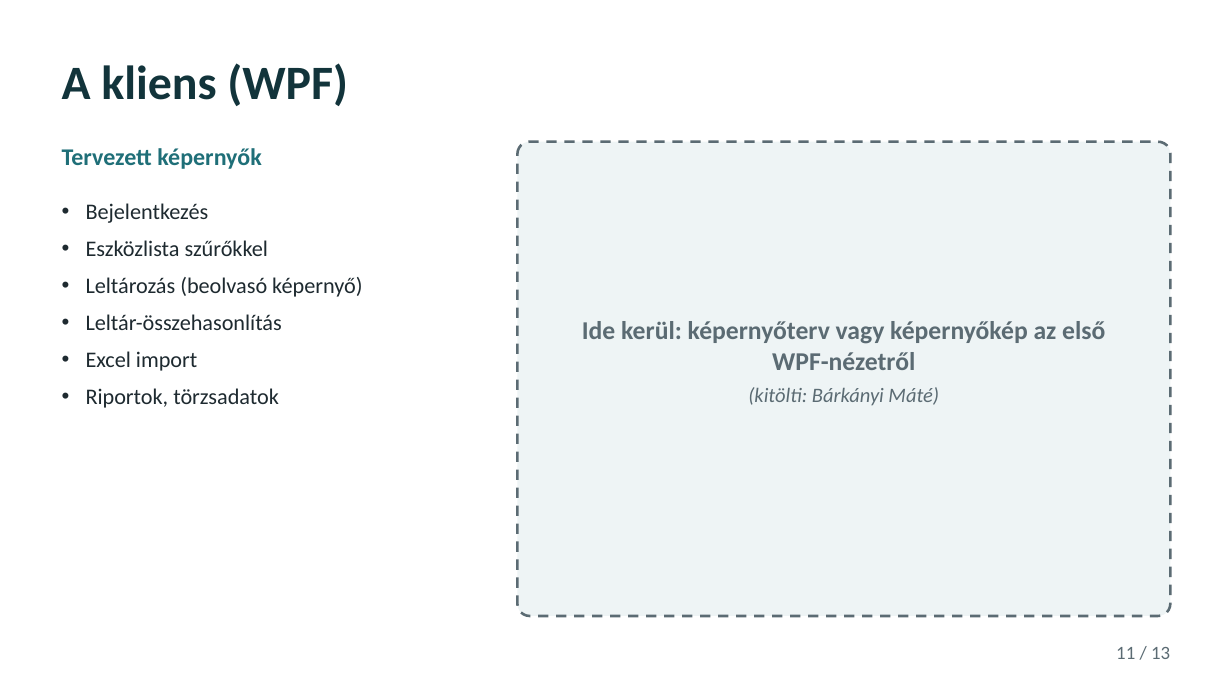
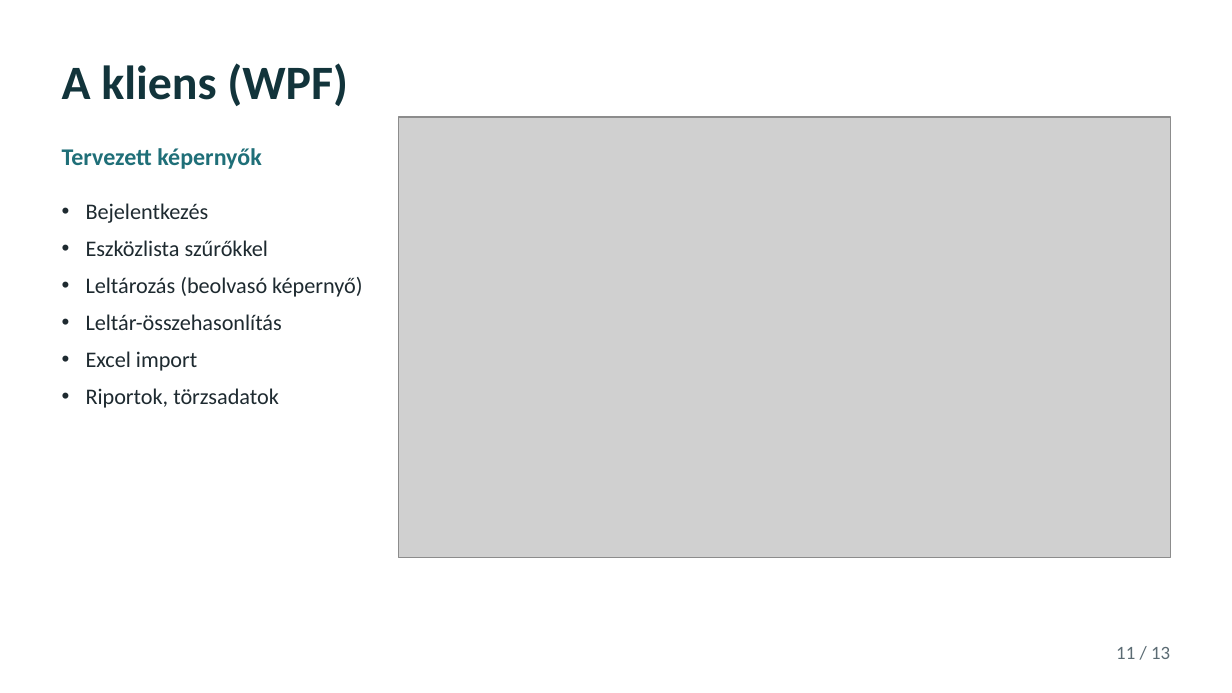
Before and after one commit to Horvathmate7514/projektlabor, a slide deck: slide 11 of 04_alkalom/Prezentacio/4_alkalom_prezentacio.pptx. Drawn at 1232x693 pixels with LibreOffice and Linux fonts; fonts in the diff are those of the drawing; grey boxes stand for pictures. Boxes give left, top, right and bottom in pixels: in the first picture for what was removed or moved away, otherwise in the second. Text is boxed around its words. In the diff, an @@ line names an element or a change of style, - is before the commit and + after.

```diff
--- a/04_alkalom/Prezentacio/4_alkalom_prezentacio.pptx
+++ b/04_alkalom/Prezentacio/4_alkalom_prezentacio.pptx
@@ picture added at [398,117,1170,558] @@
@@ rounded rectangle removed at [517,142,1170,616] @@
@@ text removed at [582,321,1105,370] @@
-Ide kerül: képernyőterv vagy képernyőkép az első WPF-nézetről
@@ text removed at [748,387,939,405] @@
-(kitölti: Bárkányi Máté)
```
Also in this commit, not shown: 1 other slide changed, 2 other files.
